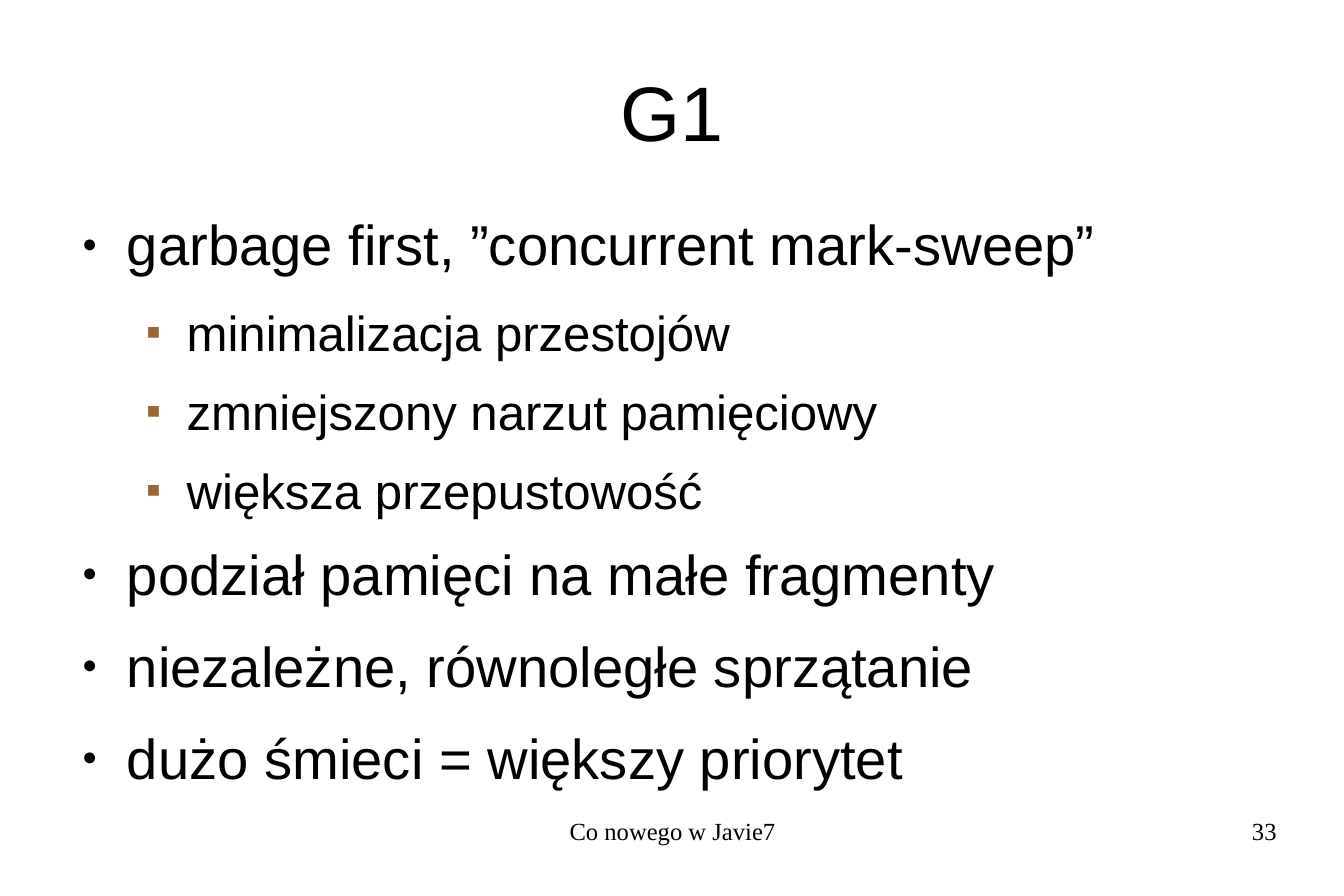
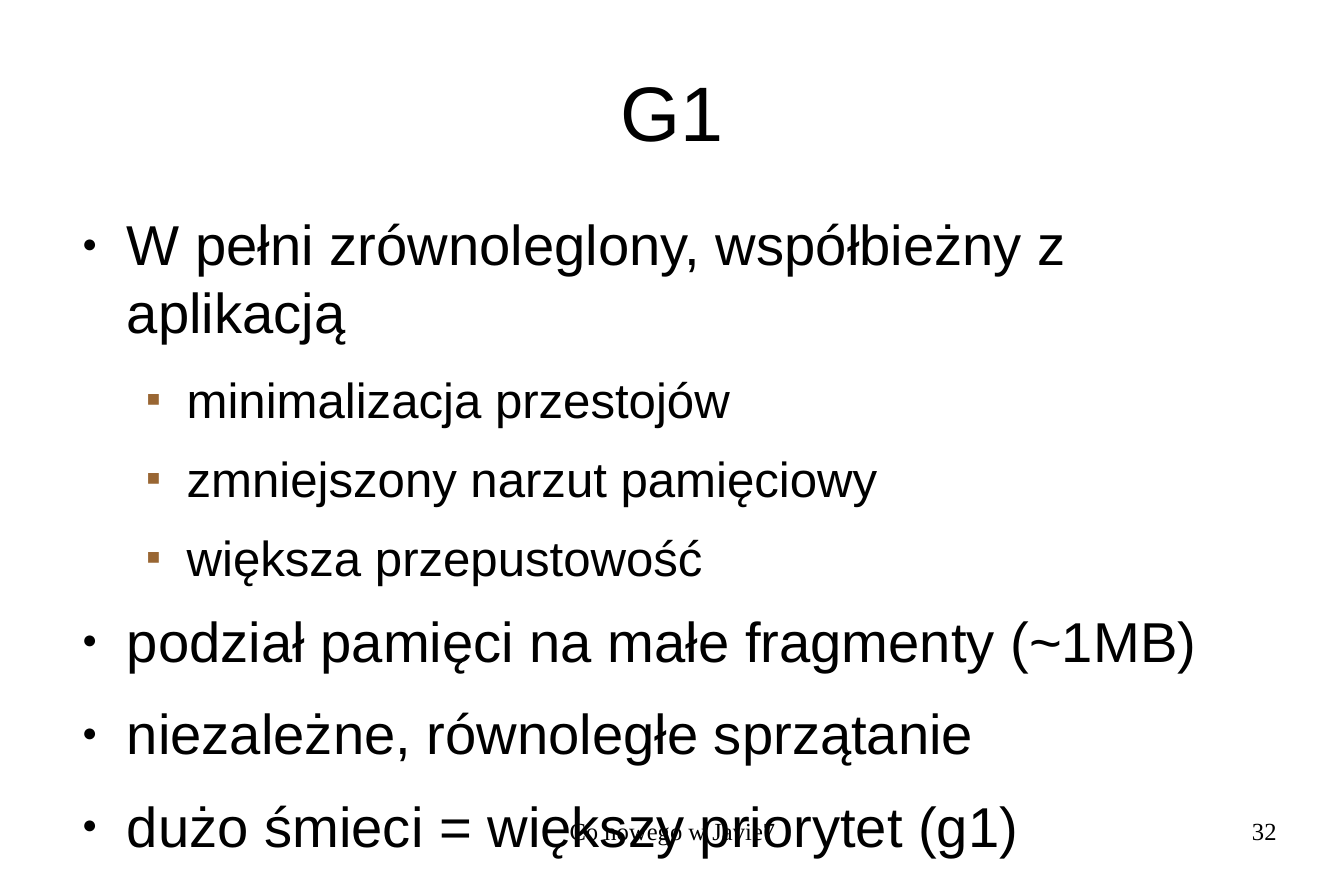
Before and after one commit to kamchy/myjavaprojects, a slide deck: slide 32 of PrezentacjaJava7.odp (slide 33 before the commit). Drawn at 1344x896 pixels with LibreOffice and Linux fonts; fonts in the diff are those of the drawing. Boxes give left, top, right and bottom in pixels: in the first picture for what was removed or moved away, otherwise in the second. Text is boxed around its words. In the diff, an @@ line names an element or a change of style, - is before the commit and + after.

Commit message:
Małe edycyjne zmiany

```diff
--- a/PrezentacjaJava7.odp
+++ b/PrezentacjaJava7.odp
@@ text at [127,223,1065,343]: text changed @@
-● garbage first, ”concurrent mark-sweep”
+● W pełni zrównoleglony, współbieżny z aplikacją
@@ text at [127,621,1196,673]: text changed @@
-● podział pamięci na małe fragmenty
+● podział pamięci na małe fragmenty (~1MB)
@@ text at [127,805,1018,857]: text changed @@
-● dużo śmieci = większy priorytet
+● dużo śmieci = większy priorytet (g1)
@@ page number at [1252,823,1277,841]: text changed @@
-33
+32
```
Also in this commit, not shown: 10 other slides changed, 2 slides added, 1 other file.
